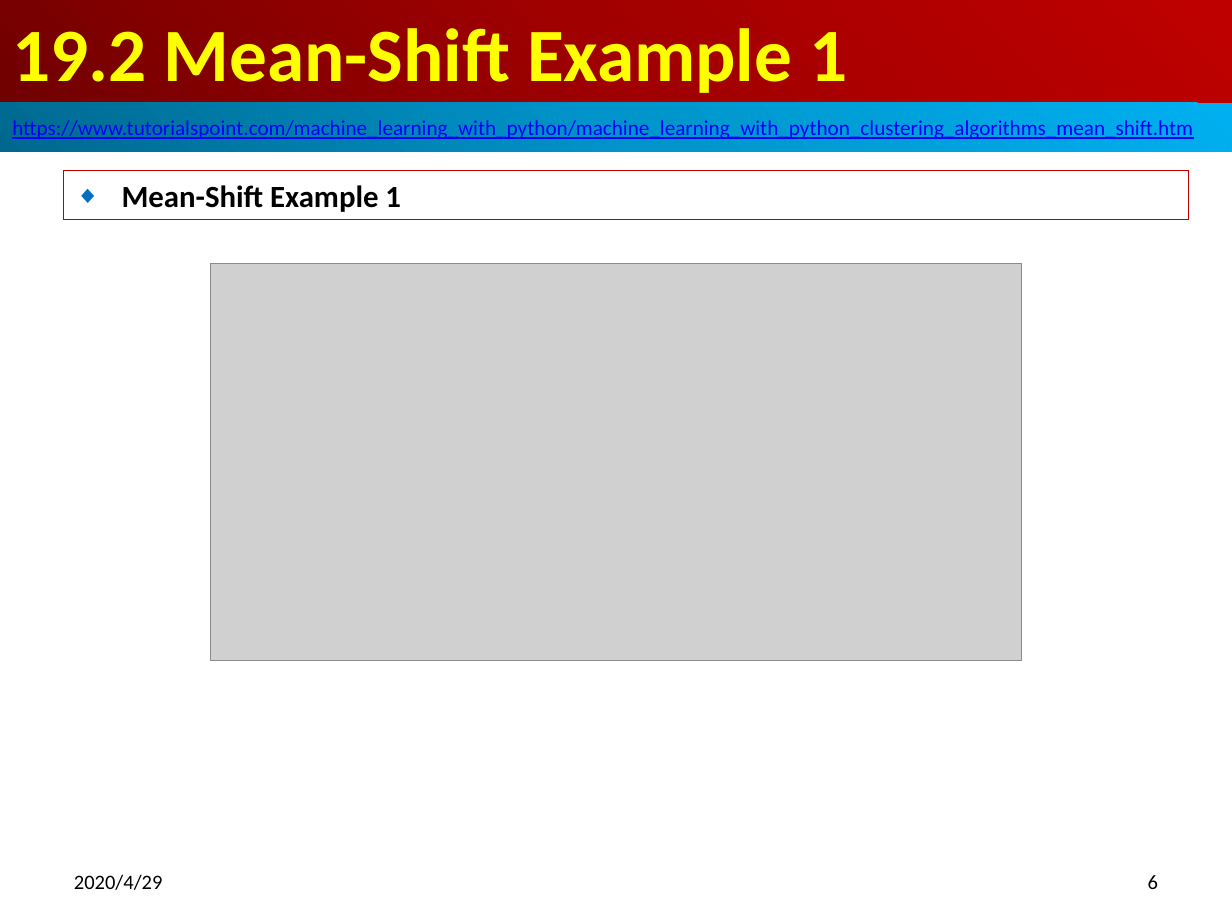
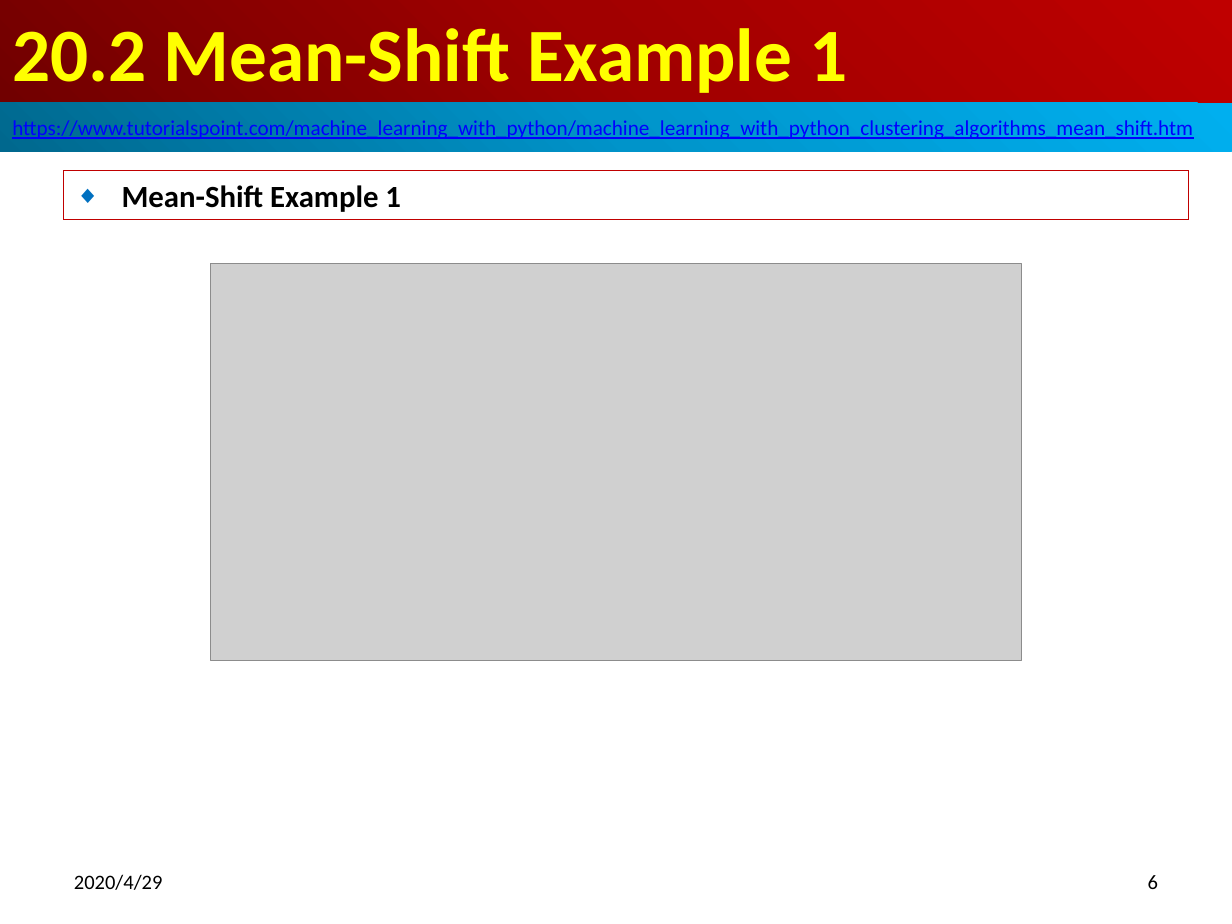
Before and after one commit to peterhchen/800_MachineLearning, a slide deck: slide 6 of 20_MeanShift.pptx. Drawn at 1232x924 pixels with LibreOffice and Linux fonts; fonts in the diff are those of the drawing; grey boxes stand for pictures. Boxes give left, top, right and bottom in pixels: in the first picture for what was removed or moved away, otherwise in the second. Text is boxed around its words. In the diff, an @@ line names an element or a change of style, - is before the commit and + after.

```diff
--- a/20_MeanShift.pptx
+++ b/20_MeanShift.pptx
@@ title at [12,28,847,93]: text changed @@
-19.2 Mean-Shift Example 1
+20.2 Mean-Shift Example 1
```
Also in this commit, not shown: 9 other slides changed.
